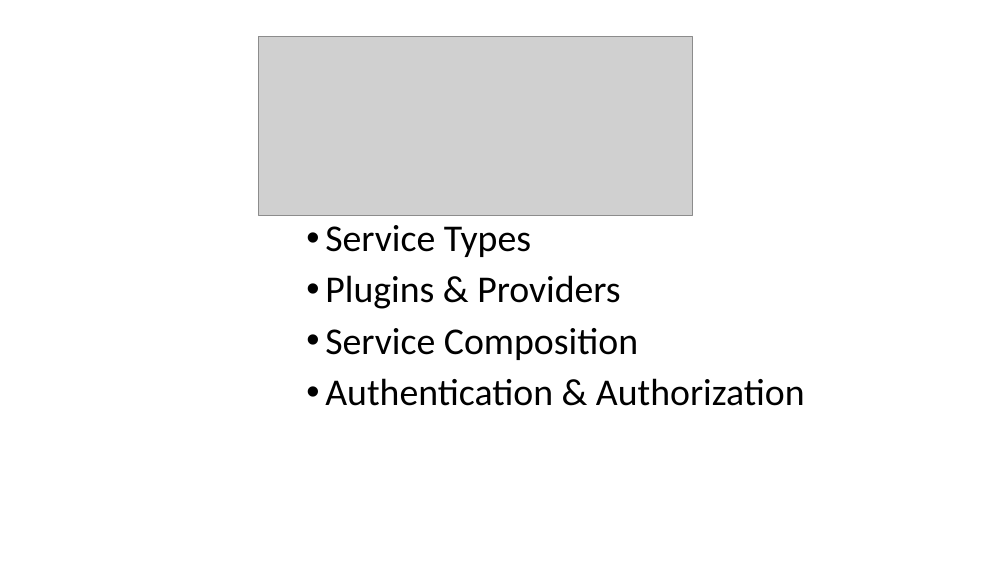
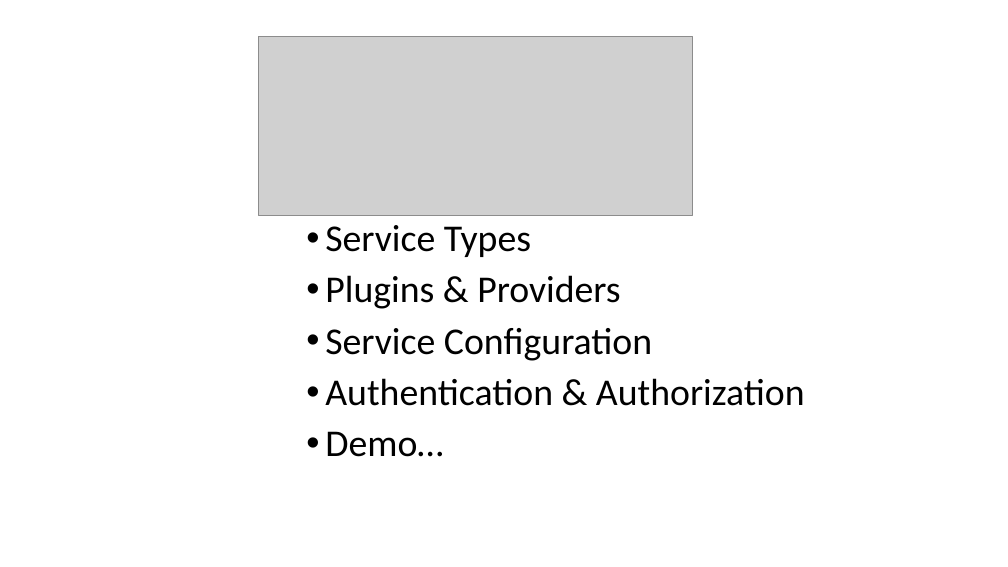
Before and after one commit to DHI/DomainServicesCourse, a slide deck: slide 3 of Presentations/DS-course-2-backend-basics.pptx. Drawn at 1008x567 pixels with LibreOffice and Linux fonts; fonts in the diff are those of the drawing; grey boxes stand for pictures. Boxes give left, top, right and bottom in pixels: in the first picture for what was removed or moved away, otherwise in the second. Text is boxed around its words. In the diff, an @@ line names an element or a change of style, - is before the commit and + after.

```diff
--- a/Presentations/DS-course-2-backend-basics.pptx
+++ b/Presentations/DS-course-2-backend-basics.pptx
@@ text at [325, 328, 652, 361]: text changed @@
-• Service Composition
+• Service Configuration
@@ text at [325, 431, 443, 457]: paragraph added @@
+• Demo…
```
Also in this commit, not shown: 26 slides added, 4 other files.
